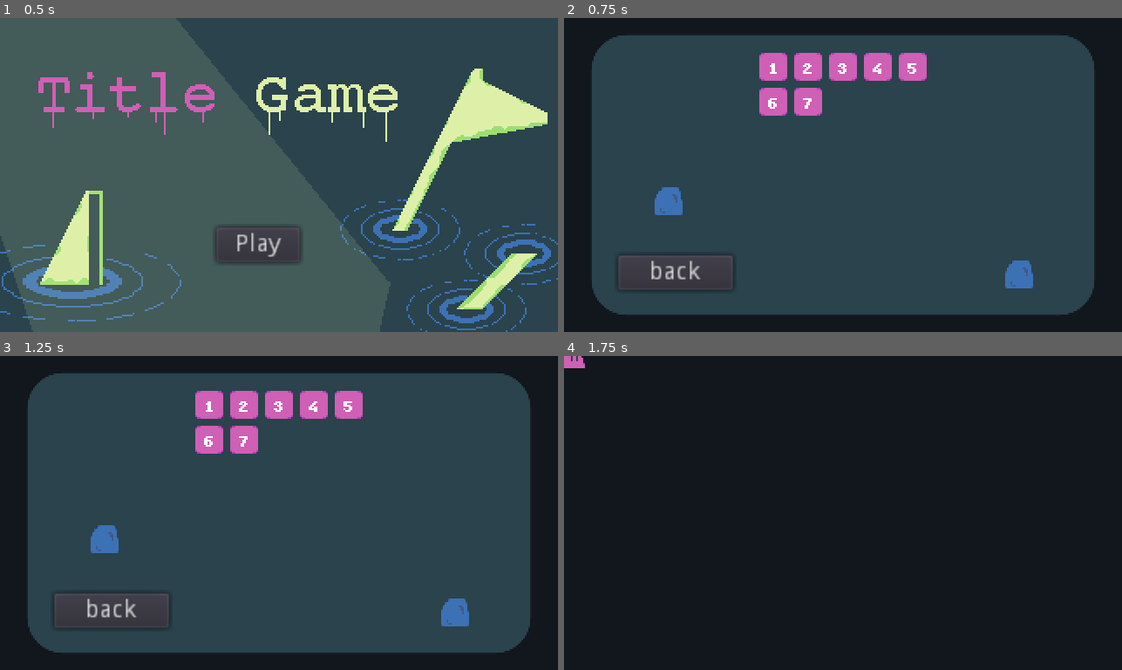
Above: before the commit, frames 1-4 (two rows, left to right).
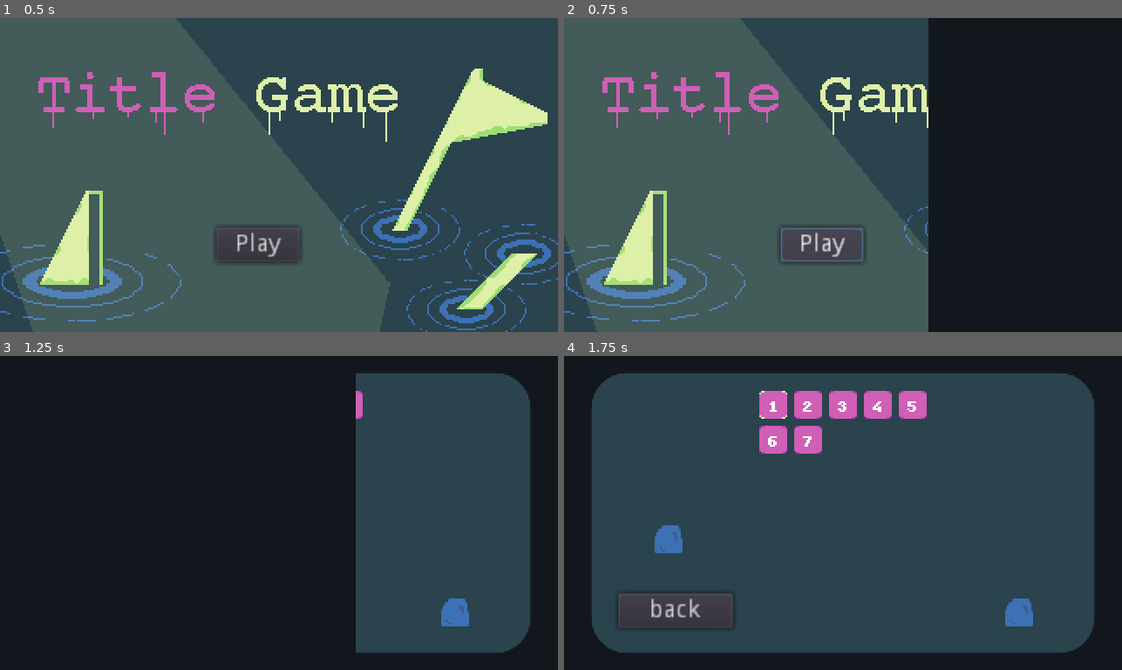
Above: after the commit, the same moments.

Repository: genericuser990/GameJamTowerTheme
Game: Godot game, scene res://Scenes/SceneManager.tscn
The game is run twice, just before and just after one commit, with the same random seed, the same clock (stepped at 60 frames per second) and the same inputs.
Inputs:
- Up to frame 1 (0.5 s): no input
- Up to frame 2 (0.75 s): click "Play" at 0.5 s
- Up to frame 3 (1.25 s): no input
- Up to frame 4 (1.75 s): click "1" at 1.25 s

Frame 1 is identical in both runs. In frame 2, 83% of the frame differs, in the area x 0-95%, y 0-100%; in frame 3, 52%; in frame 4, 79%.

Commit message:
scene transition

Diff:
--- a/Scenes/DebugWorld.tscn
+++ b/Scenes/DebugWorld.tscn
@@ -43,3 +43,4 @@
 position = Vector2( 223, 42 )
 
 [node name="Monster" parent="." instance=ExtResource( 1 )]
+position = Vector2( 68, 85 )
--- a/Scenes/SceneManager.tscn
+++ b/Scenes/SceneManager.tscn
@@ -1,8 +1,53 @@
-[gd_scene load_steps=4 format=2]
+[gd_scene load_steps=7 format=2]
 
 [ext_resource path="res://Scripts/AudioManager.gd" type="Script" id=1]
 [ext_resource path="res://Scenes/AudioManager.tscn" type="PackedScene" id=2]
 [ext_resource path="res://Scripts/SceneManager.gd" type="Script" id=3]
+[ext_resource path="res://Scripts/Camera2D.gd" type="Script" id=4]
+
+[sub_resource type="Animation" id=1]
+length = 0.001
+tracks/0/type = "value"
+tracks/0/path = NodePath("SceneTransitionBox:rect_position")
+tracks/0/interp = 1
+tracks/0/loop_wrap = true
+tracks/0/imported = false
+tracks/0/enabled = true
+tracks/0/keys = {
+"times": PoolRealArray( 0 ),
+"transitions": PoolRealArray( 1 ),
+"update": 0,
+"values": [ Vector2( 334, 0 ) ]
+}
+
+[sub_resource type="Animation" id=2]
+resource_name = "SceneTransition"
+tracks/0/type = "value"
+tracks/0/path = NodePath("SceneTransitionBox:rect_position")
+tracks/0/interp = 1
+tracks/0/loop_wrap = true
+tracks/0/imported = false
+tracks/0/enabled = true
+tracks/0/keys = {
+"times": PoolRealArray( 0, 1 ),
+"transitions": PoolRealArray( 1, 1 ),
+"update": 0,
+"values": [ Vector2( 334, 0 ), Vector2( -350, 0 ) ]
+}
+tracks/1/type = "method"
+tracks/1/path = NodePath(".")
+tracks/1/interp = 1
+tracks/1/loop_wrap = true
+tracks/1/imported = false
+tracks/1/enabled = true
+tracks/1/keys = {
+"times": PoolRealArray( 0.5 ),
+"transitions": PoolRealArray( 1 ),
+"values": [ {
+"args": [  ],
+"method": "sceneTransitionFin"
+} ]
+}
 
 [node name="SceneManager" type="Node"]
 script = ExtResource( 3 )
@@ -18,3 +63,24 @@
 size = Vector2( 320, 180 )
 handle_input_locally = false
 render_target_update_mode = 3
+
+[node name="Camera2D" type="Camera2D" parent="."]
+position = Vector2( 160, 90 )
+current = true
+script = ExtResource( 4 )
+
+[node name="AnimationPlayer" type="AnimationPlayer" parent="."]
+anims/RESET = SubResource( 1 )
+anims/SceneTransition = SubResource( 2 )
+
+[node name="GUI" type="Control" parent="."]
+anchor_right = 1.0
+anchor_bottom = 1.0
+
+[node name="SceneTransitionBox" type="ColorRect" parent="."]
+light_mask = 0
+anchor_right = 1.0
+anchor_bottom = 1.0
+margin_left = 334.0
+margin_right = 351.0
+color = Color( 0.0705882, 0.0862745, 0.113725, 1 )
--- a/Scripts/Boat.gd
+++ b/Scripts/Boat.gd
@@ -11,10 +11,10 @@
 
 onready var sprite := $Boat1
 onready var burst := $plankBurst
+onready var camera := $Camera2D
 
 # Called when the node enters the scene tree for the first time.
 func _ready():
-	Global.connect("onPlayerWin", self, "getEaten")
 	connect("body_entered", self, "onObjectEnter")
 	pass # Replace with function body.
 
@@ -26,6 +26,7 @@
 
 func onObjectEnter(object):
 	if object.name == "Monster":
+		Global.emit_signal("onPlayerWin", camera)
 		getEaten()
 
 func getEaten():
--- /dev/null
+++ b/Scripts/Camera2D.gd
@@ -0,0 +1,28 @@
+extends Camera2D
+
+
+# Declare member variables here. Examples:
+# var a = 2
+# var b = "text"
+
+var isPan = false
+var panToCam
+var speed = 1
+var time = 0
+# Called when the node enters the scene tree for the first time.
+func _ready():
+	Global.connect("onPlayerWin", self, "cameraPan")
+
+func cameraPan(cam):
+	panToCam = cam
+	isPan = true
+	time = 0
+
+func _physics_process(delta):
+	if isPan:
+		time += 1
+		var ratio = delta * speed * time
+		position =lerp(position, panToCam.global_position, ratio)
+		zoom = lerp(zoom, panToCam.zoom, ratio)
+		if ratio >= 1:
+			isPan = false
--- a/Scripts/LevelSelectButton.gd
+++ b/Scripts/LevelSelectButton.gd
@@ -1,12 +1,14 @@
 extends TextureButton
 
 #
-export var level : String
+export var level : int = 0
+var levelScene
 
 func _ready():
+	levelScene = Global.sceneManager.levels[level]
 	connect("pressed", self, "_on_LevelSelectButton_pressed")
 
 func _on_LevelSelectButton_pressed():
 	Global.audioManager.playSelect()
-	Global.sceneManager.setScene(level)
+	Global.sceneManager.setScene(levelScene)
 	Global.sceneManager.setGUI()
--- a/Scripts/SceneManager.gd
+++ b/Scripts/SceneManager.gd
@@ -2,33 +2,57 @@
 
 var currentGUIScene
 var currentGameScene
+onready var GUI := $GUI
 onready var viewPort := $ViewportContainer/Viewport
+onready var animationPlayer = $AnimationPlayer
 var startScene = "res://Scenes/ui/StartScreen.tscn"
 
+signal finishTransition
+
+export var levels : PoolStringArray = [
+	"res://Scenes/DebugWorld.tscn"
+]
+
 func _ready():
-	setGUI(startScene)
+	var instance = load(startScene).instance()
+	currentGUIScene = instance
+	GUI.add_child(instance)
 	Global.setSceneManager(self)
 
-# use Global.sceneManager.setGUI in any script to change gui
+# sets control scene
 func setGUI(newSceneStr : String = ""):
+	#player scene transtion, pause func until done
+	animationPlayer.play("SceneTransition")
+	yield(self, "finishTransition")
+
+	# set previouse to null
 	if currentGUIScene != null:
 		currentGUIScene.queue_free()
 
+	# check if null
 	if (newSceneStr == ""):
 		return
 
+
 	var newGUIScene = load(newSceneStr).instance()
 	currentGUIScene = newGUIScene
-	add_child(currentGUIScene)
+	GUI.add_child(currentGUIScene)
 
+
+# sets gameplay scene
 func setScene(newSceneStr : String = ""):
-	print(newSceneStr)
+	# set previouse to null
 	if currentGameScene != null:
 		currentGameScene.queue_free()
-
+	# check if null
 	if (newSceneStr == ""):
 		return
 
 	var newGameScene = load(newSceneStr).instance()
 	currentGameScene = newGameScene
 	viewPort.add_child(currentGameScene)
+
+
+
+func sceneTransitionFin():
+	emit_signal("finishTransition")
